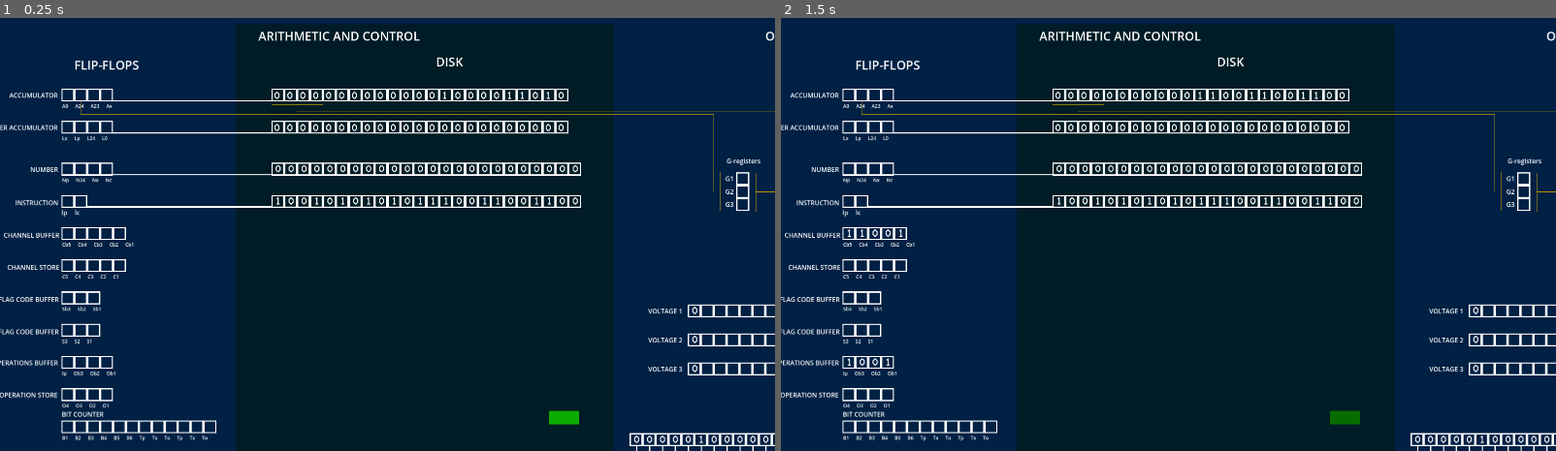
Above: before the commit, frames 1-2 (left to right).
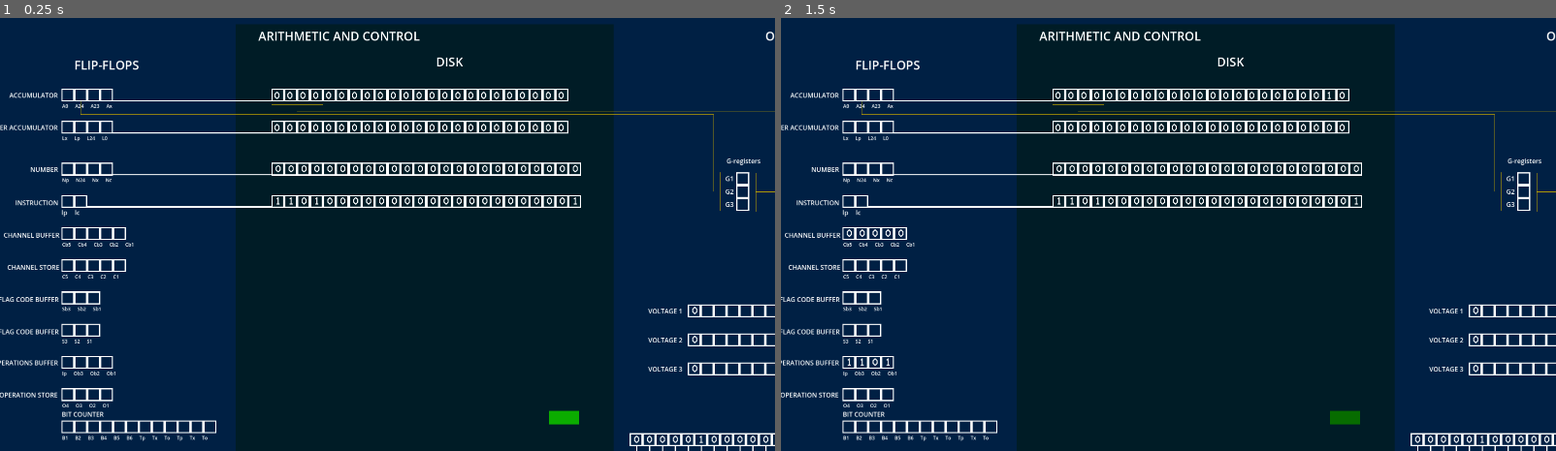
Above: after the commit, the same moments.

Repository: lambdaBoost/d-17b_simulator
Game: Godot game, scene res://scenes/main/main.tscn
Same seed, same stepped clock (60 frames per second), same inputs: the game is played once before the commit and once after it.
Inputs (mouse positions are in pixels of both pictures, inside the frame that each line leads up to):
- Up to frame 1 (0.25 s): no input
- Up to frame 2 (1.5 s): click (1346, 420) at 0.5 s; click (1346, 420) at 1.25 s

The runs differ from the first frame. In frame 1, 0.2% of the frame differs, in the area x 37-75%, y 17-44%; in frame 2, 0.2%, in the area x 8-75%, y 17-81%.

Commit message:
added opcode handling (first pass - will improve later)

Diff:
--- a/scenes/main/execute_button.gd
+++ b/scenes/main/execute_button.gd
@@ -24,8 +24,15 @@
 	var channel = instruction.substr(12,5)
 	ch_register.displayed_value = channel
 
-	#execute instruction
-	op_codes()[operation]
+	print(accumulator_reg.register_value)
+
+	#execute instruction. this is an inelegant way of doing it....but cant store functions
+	#as dict in godot, and cant use decorators
+	if operation == '1001':
+		cla()
+	elif operation == '1101':
+		add()
+
 
 
 func load_from_instruction_register():
@@ -34,16 +41,16 @@
 	return instruction
 
 
-func op_codes():
-	"""
-	dictionary of opcodes and their respective functions
-	just add every function below to this
-	"""
-
-	return{
-		'1001':cla()}
 
 func cla():
 	var operand = instruction_reg.displayed_value.substr(12,12)
 	var accumulator_value = operand.bin_to_int()
 	accumulator_reg.register_value = accumulator_value
+
+func add():
+	var operand = instruction_reg.displayed_value.substr(12,12)
+	var operand_value = operand.bin_to_int()
+
+	var current_accumulator = accumulator_reg.register_value
+	var new_accumulator = current_accumulator + operand_value
+	accumulator_reg.register_value = new_accumulator
--- a/scenes/main/main.tscn
+++ b/scenes/main/main.tscn
@@ -179,7 +179,6 @@
 
 [node name="disc-accumulator" parent="disk-registers" instance=ExtResource("1_fo4ia")]
 position = Vector2(144, -624)
-register_value = 538
 num_registers = 23
 register_type = "arithmetic"
 
@@ -196,7 +195,7 @@
 [node name="disc-instruction" parent="disk-registers" instance=ExtResource("4_a4i63")]
 position = Vector2(144, -360)
 num_registers = 24
-displayed_value = "100101010101110011001100"
+displayed_value = "110100000000000000000001"
 register_type = "instruction"
 
 [node name="Camera2D" type="Camera2D" parent="."]
